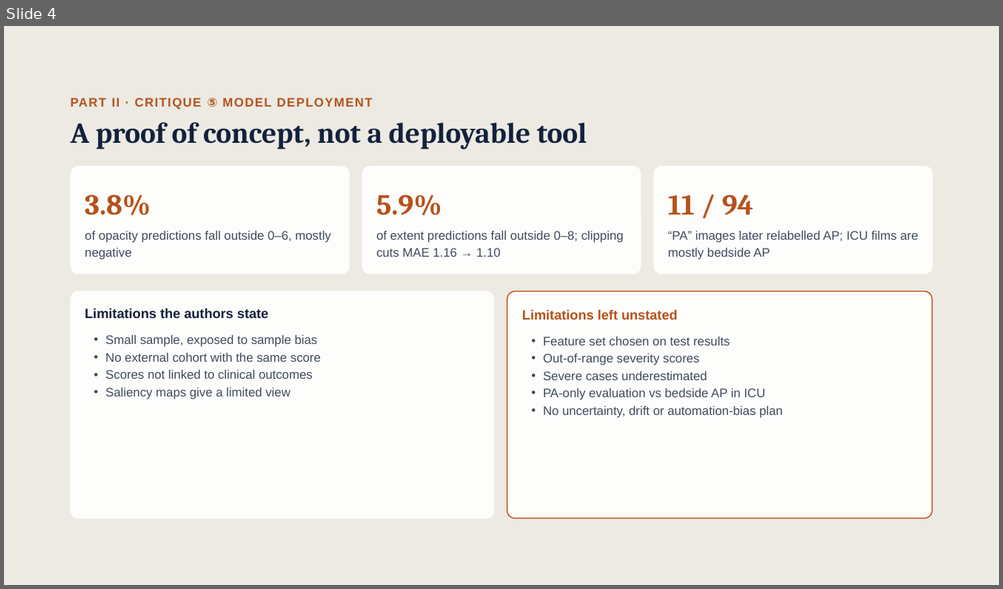
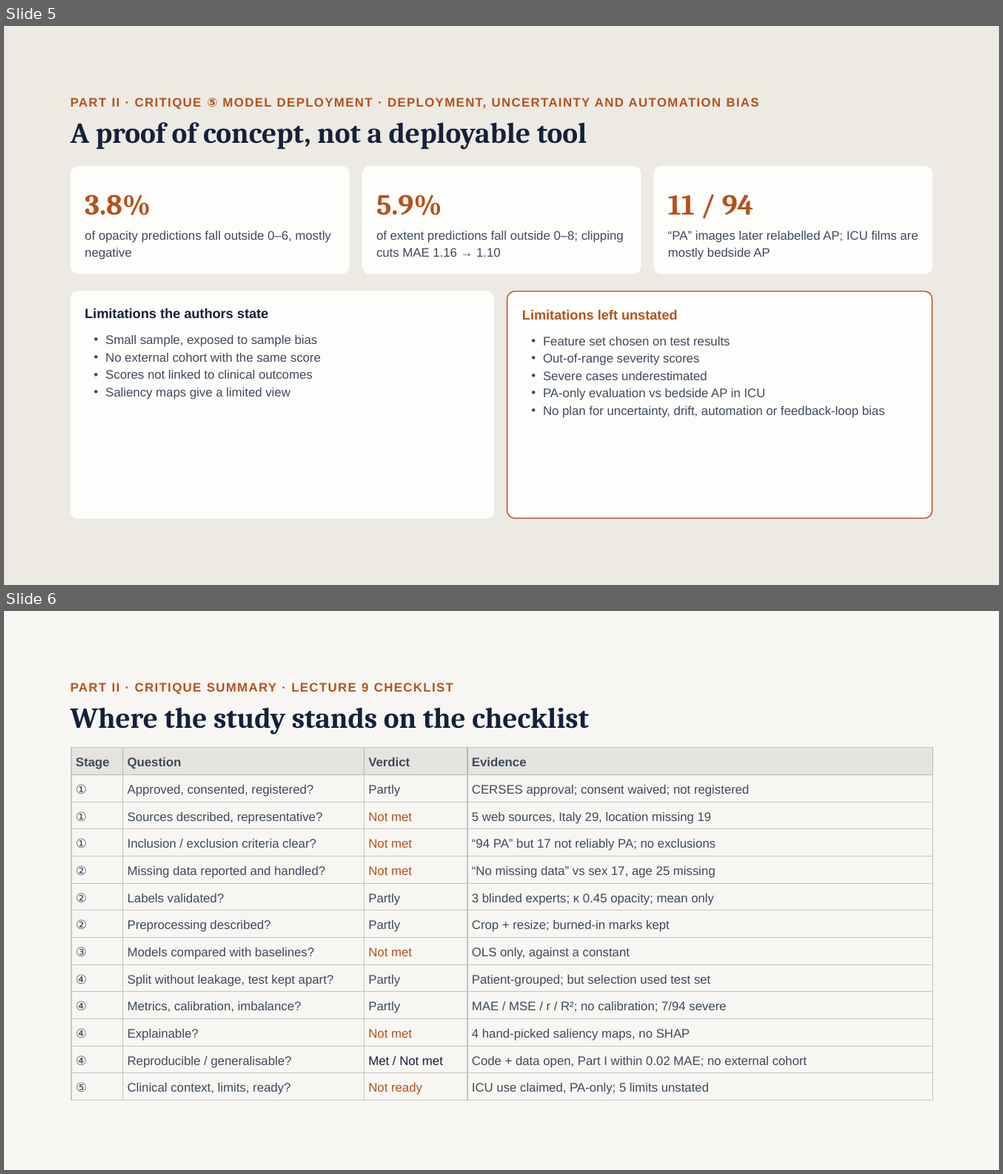
Before and after one commit to Caijiahui0715/DSA5206, a slide deck: critique_D/DSA5206_Critique_D.pptx. Shown one above the other, each under a label of ours: slide 4 before the commit, slides 5 and 6 after it. The pictures are 1003x589 and 1003x1174 pixels, drawn with LibreOffice and Linux fonts; fonts in the diff are those of the drawing. Boxes give left, top, right and bottom in pixels: in the first picture for what was removed or moved away, otherwise in the second. Text is boxed around its words. In the diff, an @@ line names an element or a change of style, - is before the commit and + after.

Commit message:
Update critique C and D slides with checklist coverage

```diff
--- a/critique_D/DSA5206_Critique_D.pptx
+++ b/critique_D/DSA5206_Critique_D.pptx
@@ slide 6 added at [4, 611, 999, 1170], background #F7F6F2 @@
@@ text added at [71, 683, 453, 695], 12 pt, text #B5521B, bold @@
+PART II · CRITIQUE SUMMARY · LECTURE 9 CHECKLIST
@@ title added at [71, 707, 589, 735], 28 pt, text #14213D, bold @@
+Where the study stands on the checklist
@@ table added at [71, 748, 932, 1100], 13 rows, 4 columns @@
+Stage | Question | Verdict | Evidence
+① | Approved, consented, registered? | Partly | CERSES approval; consent waived; not registered
+① | Sources described, representative? | Not met | 5 web sources, Italy 29, location missing 19
+① | Inclusion / exclusion criteria clear? | Not met | “94 PA” but 17 not reliably PA; no exclusions
+② | Missing data reported and handled? | Not met | “No missing data” vs sex 17, age 25 missing
+② | Labels validated? | Partly | 3 blinded experts; κ 0.45 opacity; mean only
+② | Preprocessing described? | Partly | Crop + resize; burned-in marks kept
+③ | Models compared with baselines? | Not met | OLS only, against a constant
+④ | Split without leakage, test kept apart? | Partly | Patient-grouped; but selection used test set
+④ | Metrics, calibration, imbalance? | Partly | MAE / MSE / r / R²; no calibration; 7/94 severe
+④ | Explainable? | Not met | 4 hand-picked saliency maps, no SHAP
+④ | Reproducible / generalisable? | Met / Not met | Code + data open, Part I within 0.02 MAE; no external cohort
+⑤ | Clinical context, limits, ready? | Not ready | ICU use claimed, PA-only; 5 limits unstated
@@ what was slide 4 is now slide 5 @@
@@ slide 5 changed as well @@
@@ text at [71, 98, 759, 110]: text changed @@
-PART II · CRITIQUE ⑤ MODEL DEPLOYMENT
+PART II · CRITIQUE ⑤ MODEL DEPLOYMENT · DEPLOYMENT, UNCERTAINTY AND AUTOMATION BIAS
@@ text at [543, 406, 885, 418]: text changed @@
-• No uncertainty, drift or automation-bias plan
+• No plan for uncertainty, drift, automation or feedback-loop bias
```
Also in this commit, not shown: 2 other slides changed, 1 other slide added, 2 other files.
